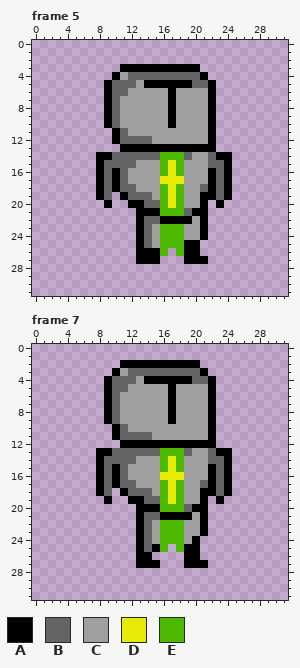
Edited in one commit: animated GIF sprite (picture/knight_idle.gif). The picture above is the old version.
The file is 160x160 pixels, drawn in blocks of 5x5; one block is one cell here. Shown: frame 5, frame 7. The commit also changed other frames, which this record leaves out.
Palette (. is transparent): A #000000  B #656464  C #9f9f9f  D #e7ea07  E #4cb800
Pixels before, frame 5, first column x 8:
 3 ...AAAAAAAAAA....
 4 ..ACBBBBBBBBBA...
 5 .ABBBCAAAAAABBA..
 6 .ABBCCCCCACCCCA..
 7 .ABCCCCCCACCCCA..
 8 .ABCCCCCCACCCCA..
 9 .ABCCCCCCACCCCA..
10 .ABCCCCCCACCCCA..
11 ..ABCCCCCCCCCCA..
12 ..ABBBBCCCCCCCA..
13 ...AAAAAAAAAAAA..
14 AABBBBBBEEEBCCBAA
15 ABBBBCCCEDECCCBBA
16 ABABCCCCEDECCCABA
17 ABABCCCCDDDCCCABA
18 ABABBCCCEDECCBABA
19 AB.ABBBCEDECCAABA
20 .A..AABBEDECCA.A.
21 .....AAAEEEBAA...
22 .....ABBAAAACA...
23 .....ABCEEECCA...
24 .....ABCEEECCA...
25 .....ABCEEEAA....
26 .....AAAE.EAA....
27 .....AAA...AAA...
Pixels before, frame 7, first column x 8:
 2 ...AAAAAAAAAA....
 3 ..ACBBBBBBBBBA...
 4 .ABBBCAAAAAABBA..
 5 .ABBCCCCCACCCCA..
 6 .ABCCCCCCACCCCA..
 7 .ABCCCCCCACCCCA..
 8 .ABCCCCCCACCCCA..
 9 .ABCCCCCCACCCCA..
10 ..ABCCCCCCCCCCA..
11 ..ABBBBCCCCCCCA..
12 ...AAAAAAAAAAAA..
13 AABBBBBBEEEBCCBAA
14 ABBBBCCCEDECCCBBA
15 ABABCCCCEDECCCABA
16 ABABCCCCDDDCCCABA
17 ABABBCCCEDECCBABA
18 AB.ABBBCEDECCAABA
19 .A..AABBEDECCA.A.
20 .....AAAEEEBAA...
21 .....ABBAAAACA...
22 .....ABCEEECCA...
23 .....ABCEEECCA...
24 .....ABCEEECA....
25 .....ABAE.EAA....
26 .....AA....AA....
27 .....AAA...AAA...
The same view after the edit:
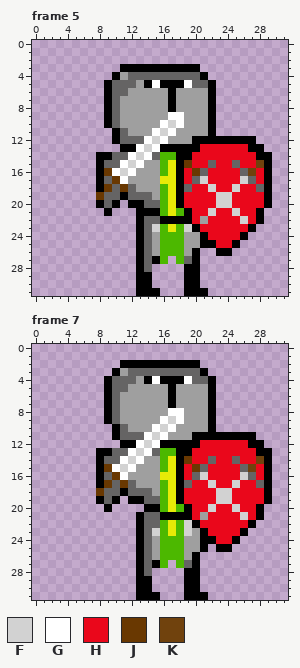
Colours new in this view: F #d2d2d2  G #ffffff  H #ea071b  J #693801  K #70420d
Change:
Changed rows in their new state; - is an unchanged pixel.
Frame 5:
first column x 15:
 5 G---G
first column x 8:
 9 ---------GG-----------
10 --------GFG-----------
11 -------GFG------------
12 ------GFG---AA-AAAAA--
13 -----GFG-----HHHHHHAA-
14 ----GFG---AAHHHHHHHHAA
15 ---GFG----AJHH-HHBHHKA
16 -JGFG-----AHJBHHHHBKHA
17 --JG------AHBFHHHHFBHA
18 -JBJ------ABHHFHHFHHBA
19 J-B-------AHHHHFFHHHHA
20 ABA-------AHHHHFFHHHHA
21 -A-------D-AHHFHHFHHA-
22 ------------HCHHHHFHA-
23 -------F-D-FAHHHHHHA--
24 --------------HHHHA---
25 -----------CCAAHHA----
26 ------BC-E-C---AA-----
27 ------B-E-EB-.--------
28 -----AB----AA---------
29 -----AA----AA---------
30 -----AA----AA---------
31 -----AAA---AAA--------
Frame 7:
first column x 15:
 4 G---G
first column x 8:
 8 ---------GG-----------
 9 --------GFG-----------
10 -------GFG------------
11 ------GFG---AA-AAAAA--
12 -----GFG-----HHHHHHAA-
13 ----GFG---AAHHHHHHHHAA
14 ---GFG----AJHH-HHBHHKA
15 -JGFG-----AHJBHHHHBKHA
16 --JG------AHBFHHHHFBHA
17 -JBJ------ABHHFHHFHHBA
18 J-B-------AHHHHFFHHHHA
19 ABA-------AHHHHFFHHHHA
20 -A---.---D-AHHFHHFHHA-
21 ------------HCHHHHFHA-
22 -------B-D-FAHHHHHHA--
23 -------F-D-F--HHHHA---
24 ------------CAAHHA----
25 -------C-E-CCA-AA-----
26 ------BCEEEC----------
27 ------B-E-EB-.--------
28 -----AB----AA---------
29 -----AA----AA---------
30 -----AA----AA---------
31 -----AAA---AAA--------
Changed places in both pictures, as pixel boxes (x1, y1, x2, y2):
changed: (152, 80, 192, 88)
changed: (96, 112, 272, 296)
changed: (96, 376, 272, 600)
